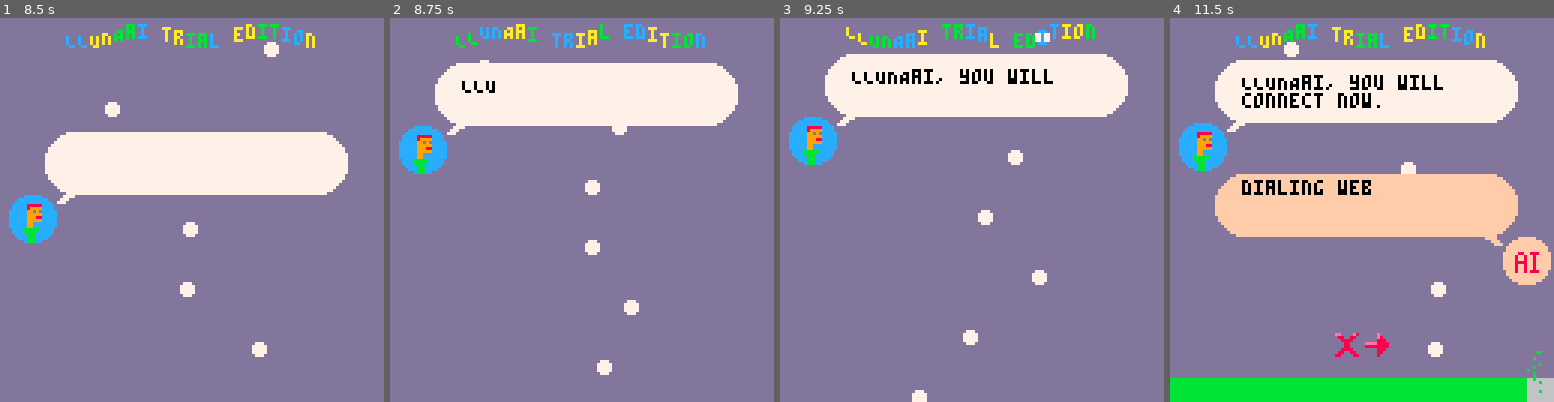
Above: before the commit, frames 1-4 (left to right).
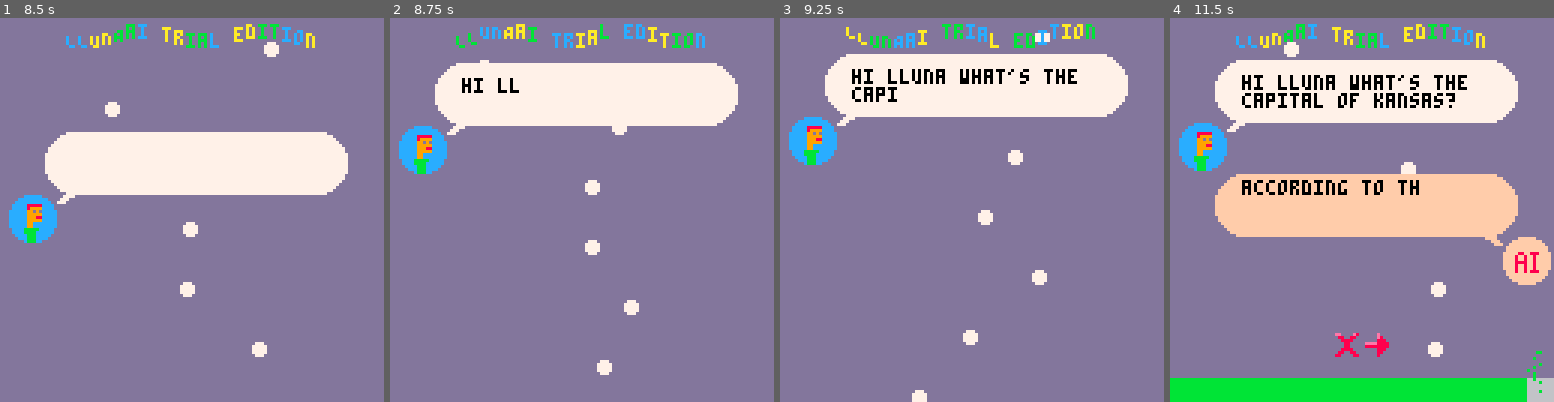
Above: after the commit, the same moments.

Repository: galman33/ggj2025
Game: PICO-8 cartridge ggj2025.p8
Same seed, same stepped clock (60 frames per second), same inputs: the game is played once before the commit and once after it.
Inputs:
- Up to frame 1 (8.5 s): tap O (Z key) at 0.33, 1.07, 2.22, 3.72, 5.22, 6.72, 8.22 s; tap Down at 0.7 s; tap X (X key) at 1.43, 2.07, 2.82, 3.57, 4.32, 5.07, 5.82, 6.57, 7.32, 8.07 s; hold Up 1.97-2.63 s; hold Right 2.68-3.02 s; hold Down 3.07-3.73 s; hold Left 3.78-4.12 s; hold Up 4.17-4.5 s; hold Left 4.55-5.05 s; hold Right 5.1-5.93 s; hold Up 5.98-6.65 s; hold Right 6.7-7.03 s; hold Down 7.08-7.75 s; hold Left 7.8-8.13 s; hold Up from 8.18 s (still down)
- Up to frame 2 (8.75 s): release Up at 8.52 s; hold Left from 8.57 s (still down)
- Up to frame 3 (9.25 s): tap X (X key) at 8.82 s; release Left at 9.07 s; hold Right from 9.12 s (still down)
- Up to frame 4 (11.5 s): tap X (X key) at 9.57, 10.32, 11.07 s; tap O (Z key) at 9.72, 11.22 s; release Right at 9.95 s; hold Up 10-10.67 s; hold Right 10.72-11.05 s; hold Down from 11.1 s (still down)

Frame 1 is identical in both runs. In frame 2, 0.2% of the frame differs, in the area x 18-34%, y 15-20%; in frame 3, 1.1%; in frame 4, 2.3%, in the area x 18-78%, y 14-47%.

Commit message:
switched up order

Diff:
--- a/questions.lua
+++ b/questions.lua
@@ -1,8 +1,7 @@
 questions_data = [[
 LLUNAai, press the  |buttons in order    |i am LLUNAai i am   |here to help humans.|                    |you exist to help.  |
-LLUNAai, you will   |connect now.        |dialing web portal. |initializing chat.  |                    |status: online      |
+hi lluna what's the |capital of kansas?  |according to the fbi|usa factbook the    |capital is "k".     |thanks lluna!       |
 yo lluna, how can i |sound hipper?       |spend quality time  |with hip friends.   |                    |groovy.             |
-hi lluna what's the |capital of kansas?  |according to the fbi|uss factbook the    |current capital is k|thanks lluna!       |
 lluna how can i make|friends?            |find local community|gatherings for your |hobbies.            |hmmm.               |
 what's a good hobby |for me to take up?  |a hobby should be a |productive use of   |your time you enjoy |ok                  |
 is game development |a good hobby lluna? |game development is |an unproductive way |to spend your time. |oh..                |
@@ -49,7 +48,7 @@
 sudo rm -fr ./*     |                    |are you trying to   |delete my operating |system?             |sudo --help         |
 sudo chmod -r 777 / |                    |have i done anything|wrong? i can help   |more!               |"killing ai" reddit |
 '); drop table      |conversations.      |do you want to know |how to make anfo? i |can find more ducks!|2001 but works?     |
-LLUNAai, i am       |lying.              |I...I...i...don't   |understand...i......|help..........people|status:offline      |
+LLUNAai, i am       |lying.              |I...I...i...don't   |understand...i......|help..........people|status: offline     |
 ]]
 
 questions = split(questions_data, "\n")
